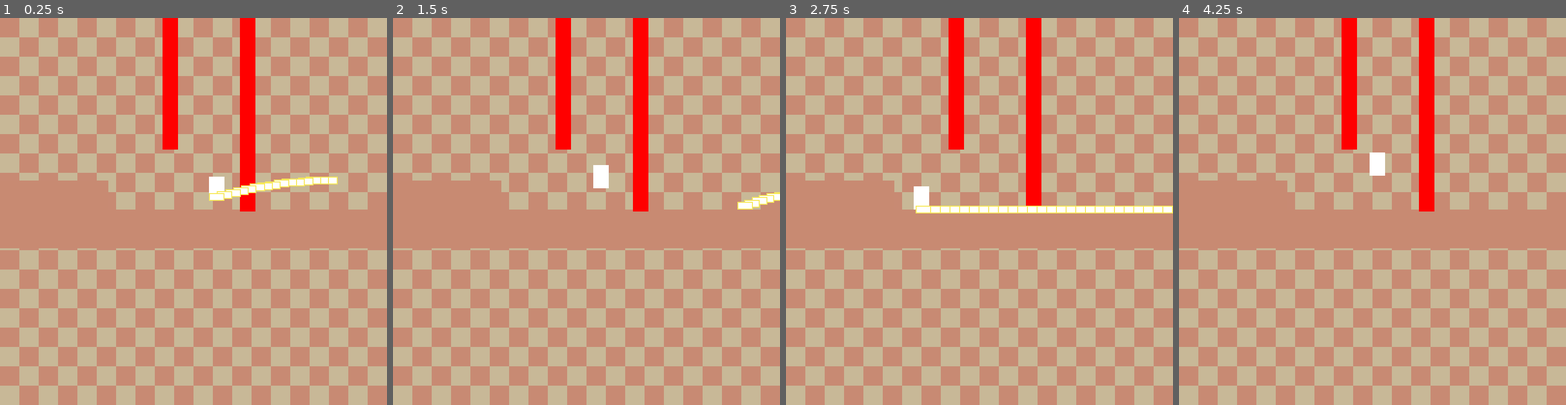
Above: before the commit, frames 1-4 (left to right).
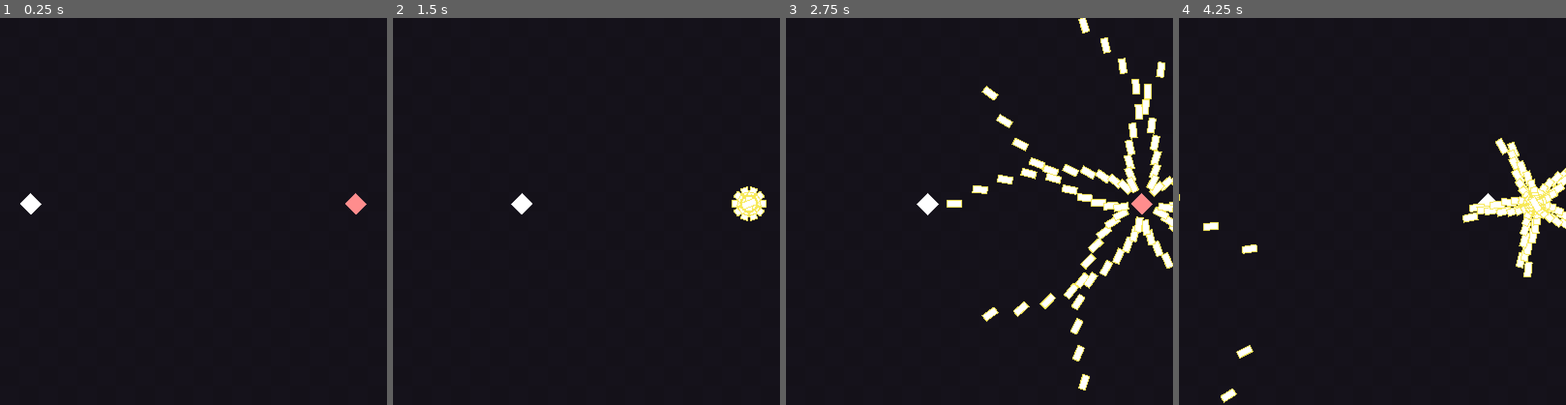
Above: after the commit, the same moments.

Repository: RetroDead/custom-libraries
Game: Godot game, scene res://scenes/non_library/bullet_hell_test.tscn
Two runs of this game, one before a commit and one after it. Both use one fixed random seed, a clock stepped at 60 frames per second and the inputs below. Before the commit the project starts from res://scenes/non_library/game_test.tscn.
Inputs:
- Up to frame 1 (0.25 s): no input
- Up to frame 2 (1.5 s): hold Shift (key_focus, bound only after the commit) 0.53-1.28 s; hold D (key_right) from 0.53 s (still down); tap Space (key_jump) at 0.77 s; tap Shift (key_focus, bound only after the commit) at 1.35 s
- Up to frame 3 (2.75 s): tap Space (key_jump) at 1.52 s; release D (key_right) at 2.03 s; hold A (key_left) from 2.03 s (still down); hold Shift (key_focus, bound only after the commit) from 2.03 s (still down)
- Up to frame 4 (4.25 s): release A (key_left) at 2.78 s; release Shift (key_focus, bound only after the commit) at 2.78 s; hold D (key_right) from 2.78 s (still down); tap Shift (key_focus, bound only after the commit) at 2.85 s; tap Space (key_jump) at 3.02, 3.77 s; hold Shift (key_focus, bound only after the commit) from 3.53 s (still down)

The runs differ from the first frame. In frame 1, 100% of the frame differs, in the area x 0-100%, y 0-100%; in frame 2, 100%; in frame 3, 100%; in frame 4, 100%.

Commit message:
bullet hell!!!

Diff:
--- a/libraries/HeartLib/HeartLibCharacter/ControllerOverhead.gd
+++ b/libraries/HeartLib/HeartLibCharacter/ControllerOverhead.gd
@@ -1,10 +1,18 @@
 extends "res://libraries/HeartLib/HeartLibCharacter/CharacterBase.gd"
 class_name HeartLibControllerOverhead
 
+export var _focus_speed : float = 66
 var _last_facing_direction : Vector2
 
 func _motion() -> void:
-	set_motion_vector(lerp(get_motion_vector(),get_vector_inputs() * get_move_speed(), get_acceleration()))
+	var _active_speed : float
+
+	if Input.is_action_pressed("key_focus"):
+		_active_speed = get_focus_speed()
+	else:
+		_active_speed = get_move_speed()
+
+	set_motion_vector(lerp(get_motion_vector(),get_vector_inputs() * _active_speed, get_acceleration()))
 
 func _test_movement() -> void:
 	_remember_last_facing_direction()
@@ -46,3 +54,10 @@
 #	var _line_prev : Line2D = $prev_vec
 #	var _prev_vec : Vector2 = Vector2(64,64) * get_last_facing_direction() * Vector2(-1,-1)
 #	_line_prev.set_points([Vector2.ZERO,_prev_vec])
+# --------
+
+func get_focus_speed() -> float:
+	return _focus_speed
+
+func set_focus_speed(focus_speed) -> void:
+	_focus_speed = focus_speed
--- a/libraries/HeartLib/HeartLibCharacter/ControllerPlatformer.gd
+++ b/libraries/HeartLib/HeartLibCharacter/ControllerPlatformer.gd
@@ -57,7 +57,6 @@
 	_coyote_time = 0
 
 func _jump() -> void:
-	DEBUG_spawn_bullet()
 	if Input.is_action_pressed("key_jump"):
 		if (get_coyote_time() <= COYOTE_TIME_CHECK) or (is_on_floor()):
 			set_coyote_time(COYOTE_TIME_CHECK + 1.0) # lol
@@ -115,12 +114,6 @@
 	if is_on_floor():
 		_knockback_time = 0
 		set_state("_state_free")
-
-func DEBUG_spawn_bullet() -> void:
-	var b = load("res://libraries/HeartLib/HeartLibObjects/Bullet.tscn").instance()
-	get_parent().add_child(b)
-	b.global_position = global_position
-
 #func _process(delta):
 #	var m1 = get_motion_vector()
 #	yield(VisualServer,"frame_post_draw")
--- a/libraries/HeartLib/HeartLibCore.gd
+++ b/libraries/HeartLib/HeartLibCore.gd
@@ -1,2 +1,4 @@
 extends Node
 class_name HeartLibCore
+
+onready var main = get_tree().get_root().get_node("main")
--- a/libraries/HeartLib/HeartLibObjects/Bullet.gd
+++ b/libraries/HeartLib/HeartLibObjects/Bullet.gd
@@ -20,14 +20,18 @@
 # -------- private
 
 func _destroy() -> void:
-	print("destroying bullet..")
 	queue_free()
 
 func _is_off_screen() -> void:
 	if not _visibility.is_on_screen():
-		_destroy()
+		yield(get_tree().create_timer(0.05,false),"timeout")
+		if not _visibility.is_on_screen():
+			_destroy()
 
 # --------
+
+func get_expire_timer() -> Timer:
+	return _expire_timer
 
 func get_bullet_speed() -> float:
 	return _bullet_speed
--- a/libraries/HeartLib/HeartLibObjects/Bullet.tscn
+++ b/libraries/HeartLib/HeartLibObjects/Bullet.tscn
@@ -7,8 +7,13 @@
 script = ExtResource( 1 )
 
 [node name="Hitbox" parent="." instance=ExtResource( 2 )]
+collision_layer = 0
+collision_mask = 0
+monitoring = false
+monitorable = false
 
 [node name="ExpireTimer" type="Timer" parent="."]
+wait_time = 25.0
 one_shot = true
 autostart = true
 
--- /dev/null
+++ b/libraries/HeartLib/HeartLibObjects/BulletSpawner.gd
@@ -0,0 +1,76 @@
+extends Position2D
+class_name HeartLibBulletSpawner
+
+var _bullet_reference = preload("res://libraries/HeartLib/HeartLibObjects/Bullet.tscn")
+var _bullet_speed : float
+var _bullet_rotation_speed : float
+var _bullet_rotation : float
+var _bullet_acceleration : float
+var _bullet_color : Color
+var _bullet_spawn_offset : Vector2
+var _bullet_lifetime : float
+
+
+func spawn_bullet() -> void:
+	var b : HeartLibBullet = _bullet_reference.instance()
+
+#	HeartLib.main.call_deferred("add_child",b)
+	HeartLib.main.add_child(b)
+
+	b.global_position = global_position + get_bullet_spawn_offset()
+
+	b.set_rotation_degrees(get_bullet_rotation())
+	b.set_bullet_speed(get_bullet_speed())
+	b.set_acceleration(get_bullet_acceleration())
+	b.set_rotation_speed(get_bullet_rotation_speed())
+	b._expire_timer.set_wait_time(get_bullet_lifetime())
+
+# -------- private
+
+func get_bullet_reference() -> HeartLibBullet:
+	return _bullet_reference
+
+func set_bullet_reference(bullet_reference : HeartLibBullet) -> void:
+	_bullet_reference = bullet_reference
+
+func get_bullet_speed() -> float:
+	return _bullet_speed
+
+func set_bullet_speed(bullet_speed : float) -> void:
+	_bullet_speed = bullet_speed
+
+func get_bullet_rotation_speed() -> float:
+	return _bullet_rotation_speed
+
+func set_bullet_rotation_speed(bullet_rotation_speed : float) -> void:
+	_bullet_rotation_speed = bullet_rotation_speed
+
+func get_bullet_rotation() -> float:
+	return _bullet_rotation
+
+func set_bullet_rotation(bullet_rotation : float) -> void:
+	_bullet_rotation = bullet_rotation
+
+func get_bullet_acceleration() -> float:
+	return _bullet_acceleration
+
+func set_bullet_acceleration(bullet_acceleration : float) -> void:
+	_bullet_acceleration = bullet_acceleration
+
+func get_bullet_color() -> Color:
+	return _bullet_color
+
+func set_bullet_color(bullet_color : Color) -> void:
+	_bullet_color = bullet_color
+
+func get_bullet_spawn_offset() -> Vector2:
+	return _bullet_spawn_offset
+
+func set_bullet_spawn_offset(bullet_spawn_offset : Vector2) -> void:
+	_bullet_spawn_offset = bullet_spawn_offset
+
+func get_bullet_lifetime() -> float:
+	return _bullet_lifetime
+
+func set_bullet_lifetime(bullet_lifetime : float) -> void:
+	_bullet_lifetime = bullet_lifetime
--- /dev/null
+++ b/libraries/HeartLib/HeartLibObjects/BulletSpawner.tscn
@@ -0,0 +1,6 @@
+[gd_scene load_steps=2 format=2]
+
+[ext_resource path="res://libraries/HeartLib/HeartLibObjects/BulletSpawner.gd" type="Script" id=1]
+
+[node name="BulletSpawner" type="Position2D"]
+script = ExtResource( 1 )
--- a/project.godot
+++ b/project.godot
@@ -73,6 +73,11 @@
 "class": "HeartLibBullet",
 "language": "GDScript",
 "path": "res://libraries/HeartLib/HeartLibObjects/Bullet.gd"
+}, {
+"base": "Position2D",
+"class": "HeartLibBulletSpawner",
+"language": "GDScript",
+"path": "res://libraries/HeartLib/HeartLibObjects/BulletSpawner.gd"
 }, {
 "base": "KinematicBody2D",
 "class": "HeartLibCharacterBase",
@@ -148,6 +153,7 @@
 "GearLibTransition": "",
 "HeartLibAreaDetectionInterface": "",
 "HeartLibBullet": "",
+"HeartLibBulletSpawner": "",
 "HeartLibCharacterBase": "",
 "HeartLibComponentLink": "",
 "HeartLibControllerOverhead": "",
@@ -165,7 +171,7 @@
 [application]
 
 config/name="custom-libraries"
-run/main_scene="res://scenes/non_library/game_test.tscn"
+run/main_scene="res://scenes/non_library/bullet_hell_test.tscn"
 boot_splash/show_image=false
 boot_splash/bg_color=Color( 0, 0, 0, 1 )
 config/icon="res://assets/non_library/retrodead logo.png"
@@ -173,6 +179,7 @@
 [autoload]
 
 GearLibTransitionScene="*res://libraries/GearLib/GearLibTransition/GearLibTransitionScene.tscn"
+HeartLib="*res://libraries/HeartLib/HeartLibCore.gd"
 
 [debug]
 
@@ -247,6 +254,12 @@
 , Object(InputEventKey,"resource_local_to_scene":false,"resource_name":"","device":0,"alt":false,"shift":false,"control":false,"meta":false,"command":false,"pressed":false,"scancode":0,"physical_scancode":90,"unicode":0,"echo":false,"script":null)
  ]
 }
+key_focus={
+"deadzone": 0.5,
+"events": [ Object(InputEventKey,"resource_local_to_scene":false,"resource_name":"","device":0,"alt":false,"shift":false,"control":false,"meta":false,"command":false,"pressed":false,"scancode":0,"physical_scancode":16777237,"unicode":0,"echo":false,"script":null)
+, Object(InputEventKey,"resource_local_to_scene":false,"resource_name":"","device":0,"alt":false,"shift":false,"control":false,"meta":false,"command":false,"pressed":false,"scancode":0,"physical_scancode":88,"unicode":0,"echo":false,"script":null)
+ ]
+}
 
 [physics]
 
--- /dev/null
+++ b/scenes/non_library/bullet_hell_test.tscn
@@ -0,0 +1,25 @@
+[gd_scene load_steps=4 format=2]
+
+[ext_resource path="res://assets/non_library/checker_board.png" type="Texture" id=1]
+[ext_resource path="res://scenes/non_library/test_char_bullet_hell.tscn" type="PackedScene" id=2]
+[ext_resource path="res://scenes/non_library/test_enemy_bullet_hell.tscn" type="PackedScene" id=3]
+
+[node name="main" type="Node2D"]
+
+[node name="bg" type="TextureRect" parent="."]
+modulate = Color( 0.0862745, 0.0745098, 0.109804, 1 )
+margin_right = 400.0
+margin_bottom = 400.0
+texture = ExtResource( 1 )
+expand = true
+stretch_mode = 2
+
+[node name="game" type="Node2D" parent="."]
+
+[node name="test_char_bullet_hell" parent="game" instance=ExtResource( 2 )]
+position = Vector2( 32, 192 )
+_move_speed = 150.0
+_focus_speed = 100.0
+
+[node name="test_enemy_bullet_hell" parent="game" instance=ExtResource( 3 )]
+position = Vector2( 368, 192 )
--- /dev/null
+++ b/scenes/non_library/enemy_ai.gd
@@ -0,0 +1,31 @@
+extends Node
+
+var _timer : Timer = Timer.new()
+onready var bullet_spawner : HeartLibBulletSpawner= $"../BulletSpawner"
+
+func _ready() -> void:
+	add_child(_timer)
+	_timer.connect("timeout",self,"_attack")
+	_timer.one_shot = false
+	_timer.start(10)
+	yield(VisualServer,"frame_post_draw")
+	_timer.emit_signal("timeout")
+#	_attack()
+
+func _attack() -> void:
+	var attack_times : int = 10
+	var alt = -1
+	var counter = 0
+	for k in 5:
+		yield(get_tree().create_timer(1,false),"timeout")
+		for j in 10:
+			yield(get_tree().create_timer(0.1,false),"timeout")
+			for i in attack_times:
+	#			yield(get_tree().create_timer(0.05,false),"timeout")
+				bullet_spawner.set_bullet_lifetime(10)
+				bullet_spawner.set_bullet_speed(0)
+				bullet_spawner.set_bullet_acceleration(150 + (1 * counter) * alt)
+				bullet_spawner.set_bullet_rotation((360/attack_times) * i + (5 * counter) * alt+(10 * k))
+				bullet_spawner.spawn_bullet()
+				alt *= -1
+			counter += 1
--- /dev/null
+++ b/scenes/non_library/test_char_bullet_hell.tscn
@@ -0,0 +1,24 @@
+[gd_scene load_steps=4 format=2]
+
+[ext_resource path="res://libraries/HeartLib/HeartLibCharacter/Character.tscn" type="PackedScene" id=1]
+[ext_resource path="res://libraries/HeartLib/HeartLibComponents/Hurtbox.tscn" type="PackedScene" id=2]
+
+[sub_resource type="CircleShape2D" id=1]
+radius = 8.0
+
+[node name="test_char_bullet_hell" instance=ExtResource( 1 )]
+_move_speed = 100.0
+_acceleration = 0.8
+
+[node name="placeholder_rect" parent="." index="0"]
+margin_left = 0.0
+margin_top = -11.0
+margin_bottom = 5.0
+rect_rotation = 44.9999
+
+[node name="Hurtbox" parent="." index="1" instance=ExtResource( 2 )]
+
+[node name="CollisionShape2D" type="CollisionShape2D" parent="Hurtbox" index="0"]
+shape = SubResource( 1 )
+
+[editable path="Hurtbox"]
--- /dev/null
+++ b/scenes/non_library/test_enemy_bullet_hell.tscn
@@ -0,0 +1,33 @@
+[gd_scene load_steps=7 format=2]
+
+[ext_resource path="res://libraries/HeartLib/HeartLibComponents/Hurtbox.tscn" type="PackedScene" id=1]
+[ext_resource path="res://libraries/HeartLib/HeartLibCharacter/Character.tscn" type="PackedScene" id=2]
+[ext_resource path="res://libraries/HeartLib/HeartLibComponents/HealthComponent.tscn" type="PackedScene" id=3]
+[ext_resource path="res://scenes/non_library/enemy_ai.gd" type="Script" id=4]
+[ext_resource path="res://libraries/HeartLib/HeartLibObjects/BulletSpawner.tscn" type="PackedScene" id=5]
+
+[sub_resource type="CircleShape2D" id=1]
+
+[node name="test_enemy_bullet_hell" instance=ExtResource( 2 )]
+self_modulate = Color( 1, 0, 0, 1 )
+
+[node name="placeholder_rect" parent="." index="0"]
+self_modulate = Color( 1, 0.556863, 0.556863, 1 )
+margin_left = -8.0
+margin_top = -8.0
+margin_right = 8.0
+margin_bottom = 8.0
+rect_rotation = 44.9999
+rect_pivot_offset = Vector2( 8, 8 )
+
+[node name="Hurtbox" parent="." index="1" instance=ExtResource( 1 )]
+
+[node name="CollisionShape2D" type="CollisionShape2D" parent="Hurtbox" index="0"]
+shape = SubResource( 1 )
+
+[node name="HealthComponent" parent="." index="2" instance=ExtResource( 3 )]
+
+[node name="BulletSpawner" parent="." index="3" instance=ExtResource( 5 )]
+
+[node name="enemy_ai" type="Node" parent="." index="4"]
+script = ExtResource( 4 )
Binary file changed: assets/non_library/checker_board.png
